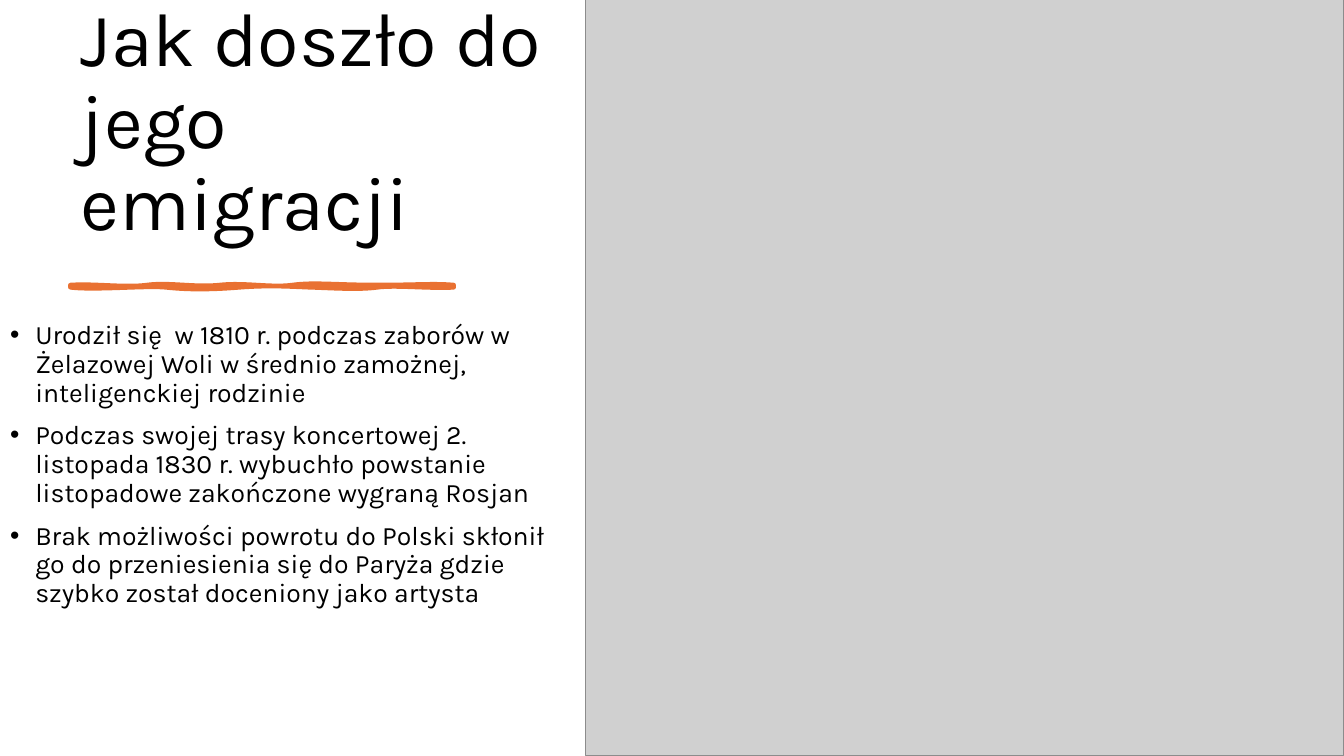
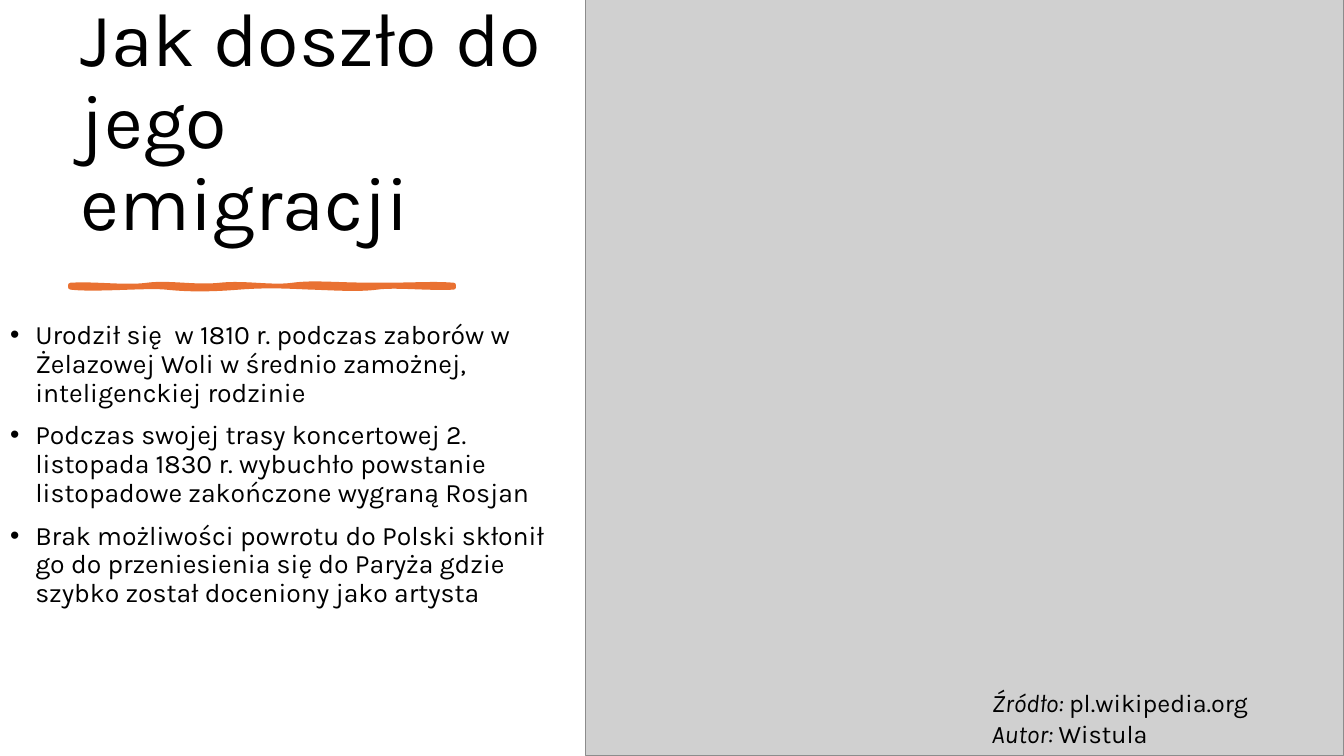
Before and after one commit to wojciechkrakowiak7-arch/Fajna-strona, a slide deck: slide 2 of pliki polski/LOSY FRYDERYKA CHOPINA W CZASIE ZABORÓW.pptx. Drawn at 1344x756 pixels with LibreOffice and Linux fonts; fonts in the diff are those of the drawing; grey boxes stand for pictures. Boxes give left, top, right and bottom in pixels: in the first picture for what was removed or moved away, otherwise in the second. Text is boxed around its words. In the diff, an @@ line names an element or a change of style, - is before the commit and + after.

```diff
--- a/pliki polski/LOSY FRYDERYKA CHOPINA W CZASIE ZABORÓW.pptx
+++ b/pliki polski/LOSY FRYDERYKA CHOPINA W CZASIE ZABORÓW.pptx
@@ text added at (992, 690, 1248, 744), 18 pt, text #000000 @@
+Źródło: pl.wikipedia.org
+Autor: Wistula
```
Also in this commit, not shown: 3 other slides changed, 1 slide added, 16 other files.
